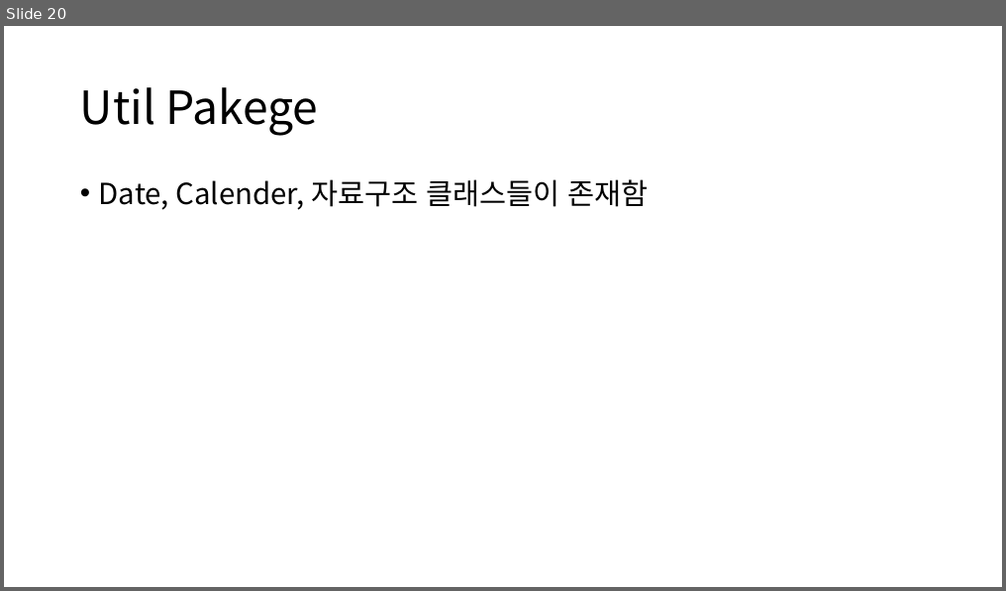
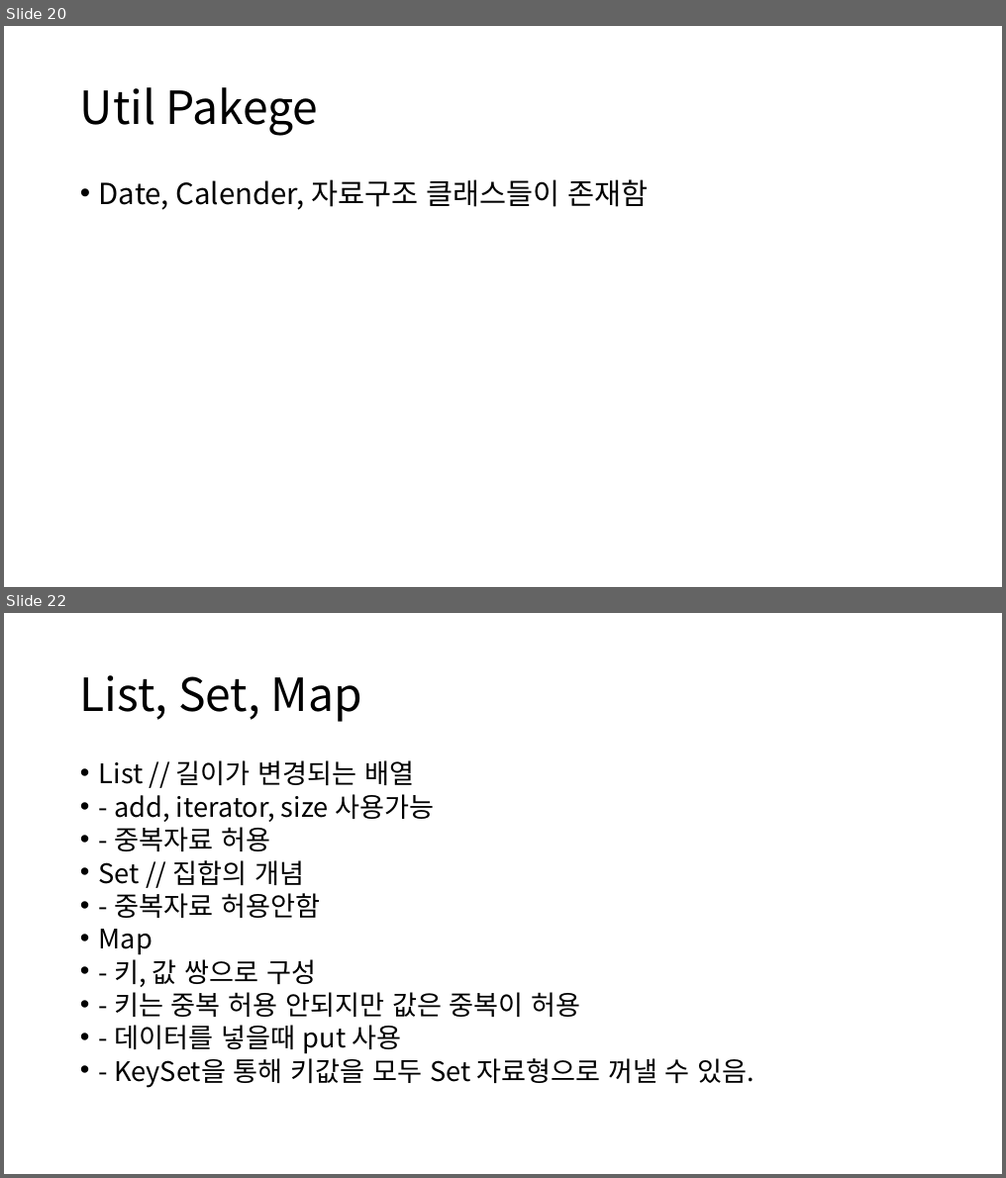
Before and after one commit to satelite54/BUSAN_IT_ACADEMY, a slide deck: 학습자료/학습 정리.pptx. Shown one above the other, each under a label of ours: slide 20 before the commit, slides 20 and 22 after it; the slides between them are not shown. The pictures are 1006x591 and 1006x1178 pixels, drawn with LibreOffice and Linux fonts; fonts in the diff are those of the drawing. Boxes give left, top, right and bottom in pixels: in the first picture for what was removed or moved away, otherwise in the second. Text is boxed around its words. In the diff, an @@ line names an element or a change of style, - is before the commit and + after.

```diff
--- a/학습자료/학습 정리.pptx
+++ b/학습자료/학습 정리.pptx
@@ slide 22 added at bbox=[4, 613, 1002, 1174], background #FFFFFF @@
@@ title added at bbox=[80, 675, 362, 722], 44 pt, text #000000 @@
+List, Set, Map
@@ text added at bbox=[99, 761, 755, 1088], 25.9 pt, text #000000 @@
+• List // 길이가 변경되는 배열
+• - add, iterator, size 사용가능
+• - 중복자료 허용
+• Set // 집합의 개념
+• - 중복자료 허용안함
+• Map
+• - 키, 값 쌍으로 구성
+• - 키는 중복 허용 안되지만 값은 중복이 허용
+• - 데이터를 넣을때 put 사용
+• - KeySet을 통해 키값을 모두 Set 자료형으로 꺼낼 수 있음.
```
Also in this commit, not shown: 1 slide changed, 3 other slides added, 1 slide removed, 33 other files.
